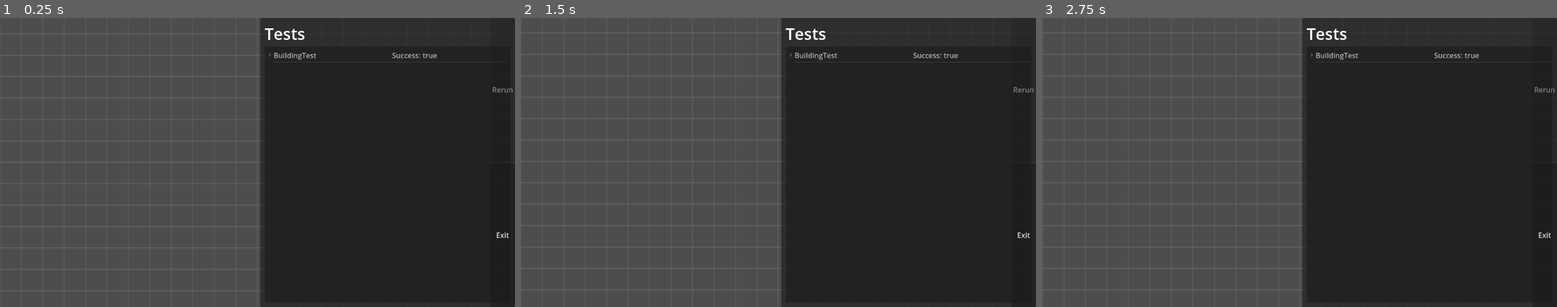
Above: before the commit, frames 1-3 (left to right).
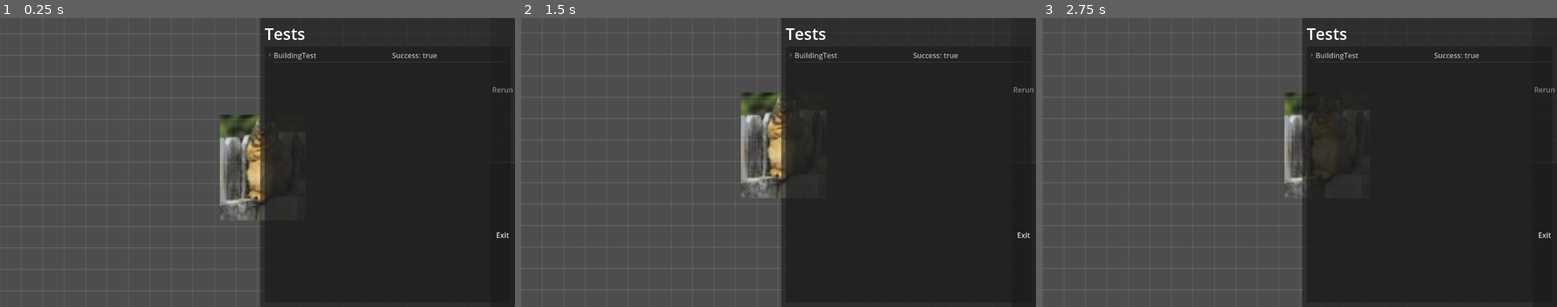
Above: after the commit, the same moments.

Repository: atomazu/vtuber-jam
Game: Godot game, scene res://tests.tscn
Same seed, same stepped clock (60 frames per second), same inputs: the game is played once before the commit and once after it. This scene is started directly instead of the project's main scene.
Inputs (mouse positions are in pixels of both pictures, inside the frame that each line leads up to):
- Up to frame 1 (0.25 s): no input
- Up to frame 2 (1.5 s): tap Enter at 0.5 s; move the mouse to (891, 148) at 0.52 s; click (891, 148) at 0.6 s; tap Space at 1.25 s; move the mouse to (675, 176) at 1.27 s; tap S (cam_down) at 1.35 s
- Up to frame 3 (2.75 s): click (1196, 176) at 1.55 s; tap Enter at 2 s; move the mouse to (1351, 98) at 2.02 s; tap A (cam_left) at 2.1 s; click (1351, 98) at 2.3 s

The runs differ from the first frame. In frame 1, 2.2% of the frame differs, in the area x 42-55%, y 33-71%; in frame 2, 2.2%; in frame 3, 0.8%.

Commit message:
add child in building test and reorder building init

Diff:
--- a/building_system/building.gd
+++ b/building_system/building.gd
@@ -15,11 +15,17 @@
 func _init(building_data: BuildingData):
 	sprite = Sprite2D.new()
 	sprite.texture = load(building_data.sprite_path)
-	collision_shape = CollisionShape2D.new()
+
+
 	circle_shape = CircleShape2D.new()
 	circle_shape.radius = building_data.shot_range
+
+	collision_shape = CollisionShape2D.new()
 	collision_shape.shape = circle_shape
+
 	shot_area = Area2D.new()
+
+
 	size = building_data.size
 	shot_speed = building_data.shot_speed
 
--- a/tests/building_test.gd
+++ b/tests/building_test.gd
@@ -12,6 +12,7 @@
 
 
 func test_place_building() -> bool:
+	add_child(building)
 	building.place(Vector2.ONE * 4)
 	if building.position == Vector2.ONE * 4:
 		return true
